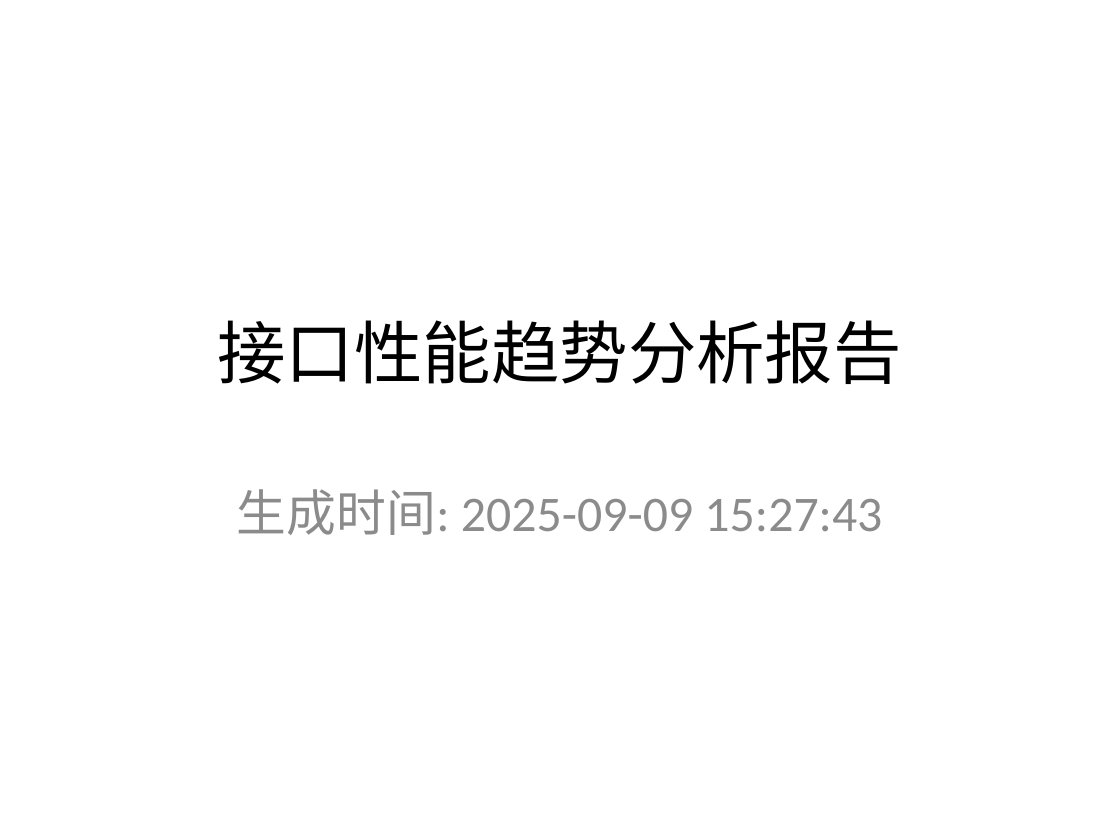
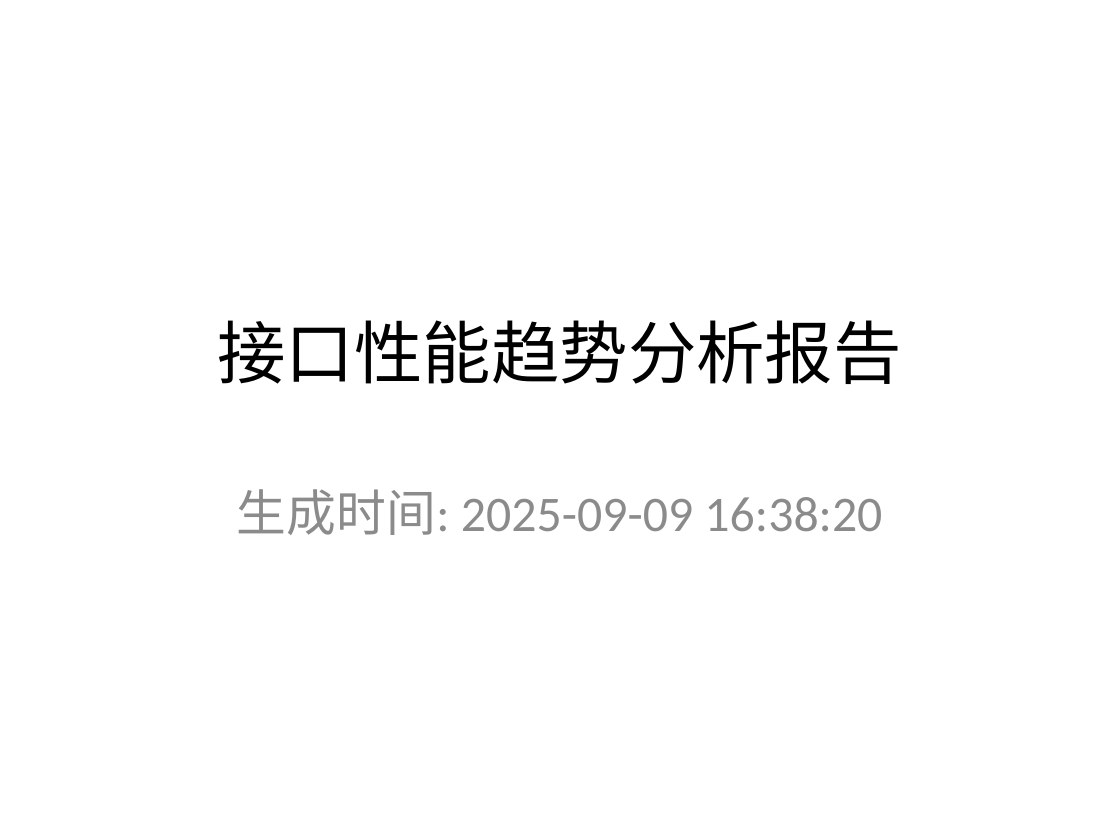
Before and after one commit to casparcao/spiders, a slide deck: slide 1 of performance/interface_performance_analysis/performance_analysis_report.pptx. Drawn at 1120x840 pixels with LibreOffice and Linux fonts; fonts in the diff are those of the drawing. Boxes give left, top, right and bottom in pixels: in the first picture for what was removed or moved away, otherwise in the second. Text is boxed around its words. In the diff, an @@ line names an element or a change of style, - is before the commit and + after.

```diff
--- a/performance/interface_performance_analysis/performance_analysis_report.pptx
+++ b/performance/interface_performance_analysis/performance_analysis_report.pptx
@@ subtitle at <box>237,489,882,535</box>: text changed @@
-生成时间: 2025-09-09 15:27:43
+生成时间: 2025-09-09 16:38:20
```
Also in this commit, not shown: 2 other slides changed, 3 slides added, 5 other files.
